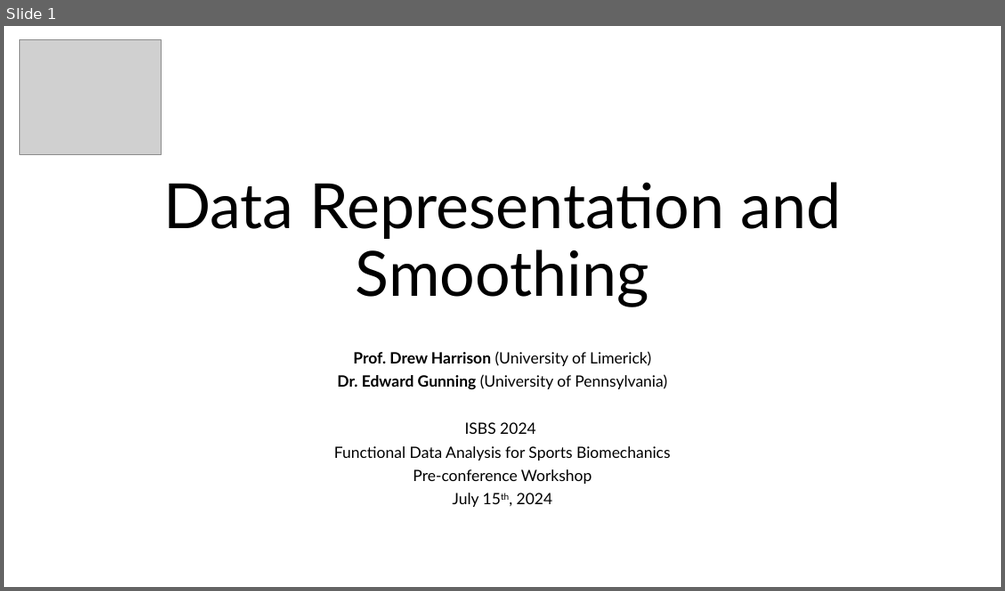
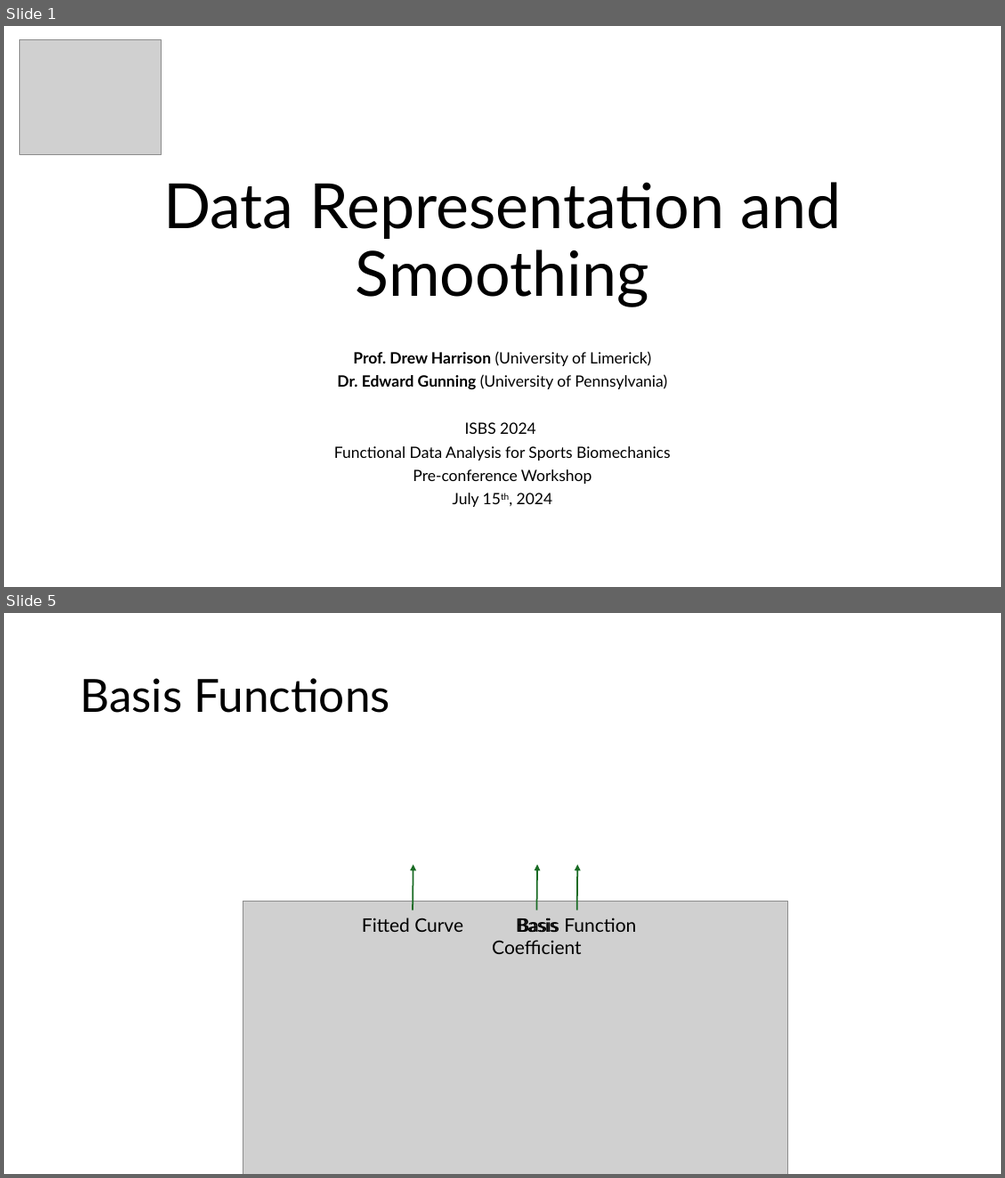
Before and after one commit to edwardgunning/ISBS-Short-Course, a slide deck: slides/02-smoothing.pptx. Shown one above the other, each under a label of ours: slide 1 before the commit, slides 1 and 5 after it; the slides between them are not shown. The pictures are 1005x591 and 1005x1178 pixels, drawn with LibreOffice and Linux fonts; fonts in the diff are those of the drawing; grey boxes stand for pictures; background and template pictures are left out. Boxes give left, top, right and bottom in pixels: in the first picture for what was removed or moved away, otherwise in the second. Text is boxed around its words. In the diff, an @@ line names an element or a change of style, - is before the commit and + after.

```diff
--- a/slides/02-smoothing.pptx
+++ b/slides/02-smoothing.pptx
@@ slide 5 added at box(4, 613, 1001, 1174), background #FFFFFF @@
@@ title added at box(80, 678, 390, 713), 44 pt, text #000000 @@
+Basis Functions
@@ arrow added from (413, 910) to (413, 864), #196B24 1.5 pt @@
@@ arrow added from (536, 910) to (537, 864), #196B24 1.5 pt @@
@@ arrow added from (577, 910) to (577, 864), #196B24 1.5 pt @@
@@ picture added at box(243, 900, 788, 1174) @@
@@ text added at box(362, 917, 463, 932), 18 pt, text #000000 @@
+Fitted Curve
@@ text added at box(516, 917, 636, 932), 18 pt, text #000000 @@
+Basis Function
@@ text added at box(492, 940, 582, 954), 18 pt, text #000000 @@
+Basis Coefficient
```
Also in this commit, not shown: 1 slide changed, 2 other slides added, 1 slide removed, 3 other files.
